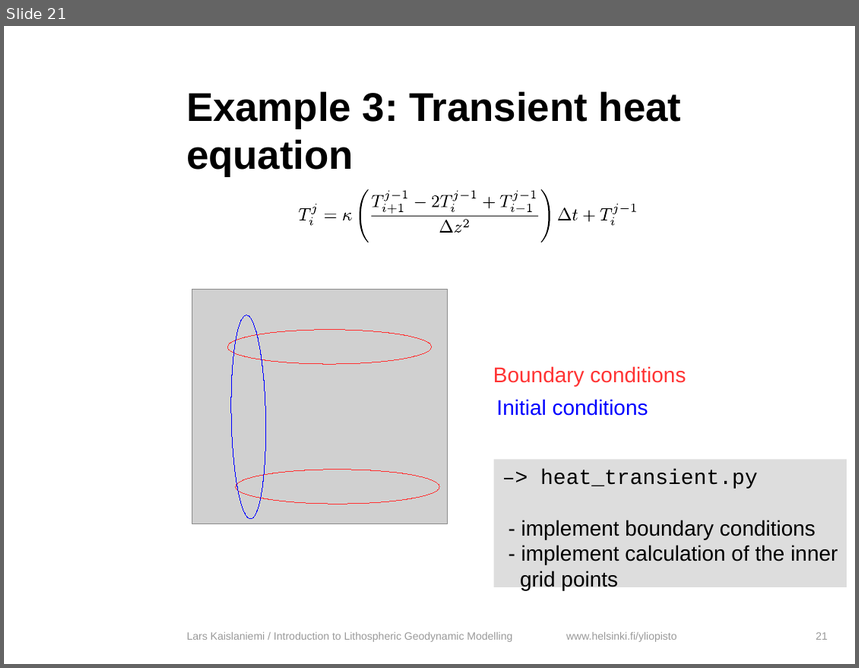
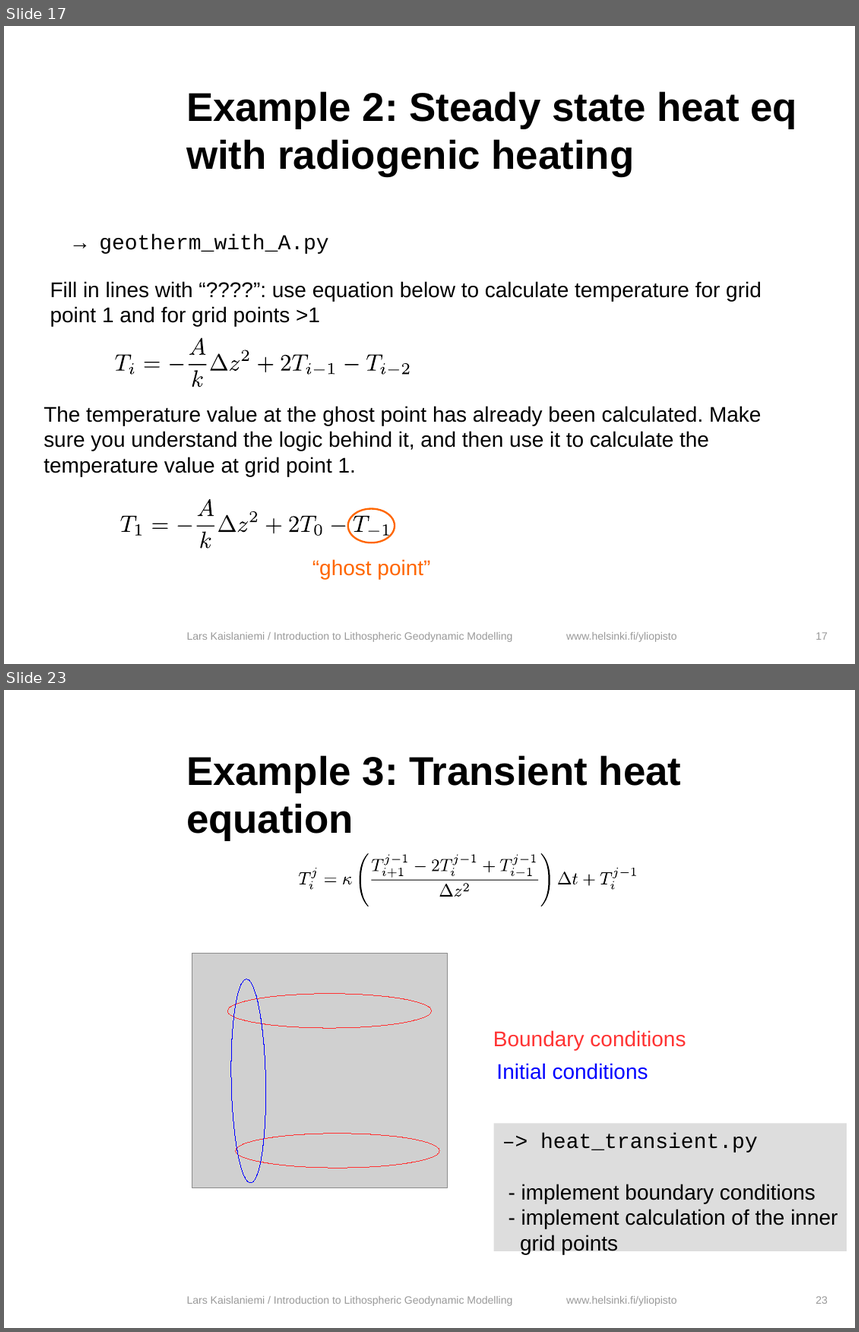
Before and after one commit to HUGG/NGWM2016-modelling-course, a slide deck: Lessons/05-Finite-differences/finite_differences.odp. Shown one above the other, each under a label of ours: slide 21 before the commit, slides 17 and 23 after it; the slides between them are not shown. The pictures are 859x668 and 859x1332 pixels, drawn with LibreOffice and Linux fonts; fonts in the diff are those of the drawing; grey boxes stand for pictures; background and template pictures are left out. Boxes give left, top, right and bottom in pixels: in the first picture for what was removed or moved away, otherwise in the second. Text is boxed around its words. In the diff, an @@ line names an element or a change of style, - is before the commit and + after.

```diff
--- a/Lessons/05-Finite-differences/finite_differences.odp
+++ b/Lessons/05-Finite-differences/finite_differences.odp
@@ slide 17 added at [4, 26, 855, 664], background #FFFFFF; not listed: 1 template element that a slide beside it also shows @@
@@ title added at [186, 91, 797, 177], 34 pt, text #000000, bold @@
+Example 2: Steady state heat eq with radiogenic heating
@@ text added at [99, 234, 329, 254], 18 pt, text #000000 @@
+→ geotherm_with_A.py
@@ text added at [50, 281, 762, 326], 18 pt, text #000000 @@
+Fill in lines with “????”: use equation below to calculate temperature for grid point 1 and for grid points >1
@@ group added at [115, 338, 411, 388]: 22 freeform shapes @@
@@ text added at [44, 406, 761, 477], 18 pt, text #000000 @@
+The temperature value at the ghost point has already been calculated. Make sure you understand the logic behind it, and then use it to calculate the temperature value at grid point 1.
@@ group added at [120, 499, 430, 579]: 18 freeform shapes, 1 ellipse, 1 text @@
+“ghost point”
@@ text added at [187, 632, 512, 642], 9 pt, text #999999 @@
+Lars Kaislaniemi / Introduction to Lithospheric Geodynamic Modelling
@@ page number added at [816, 632, 828, 640], 9 pt, text #999999 @@
+17
@@ what was slide 21 is now slide 23 @@
@@ page number at [816, 1296, 828, 1304]: text changed @@
-21
+23
```
Also in this commit, not shown: 22 slides changed, 10 other slides added, 4 other files.
